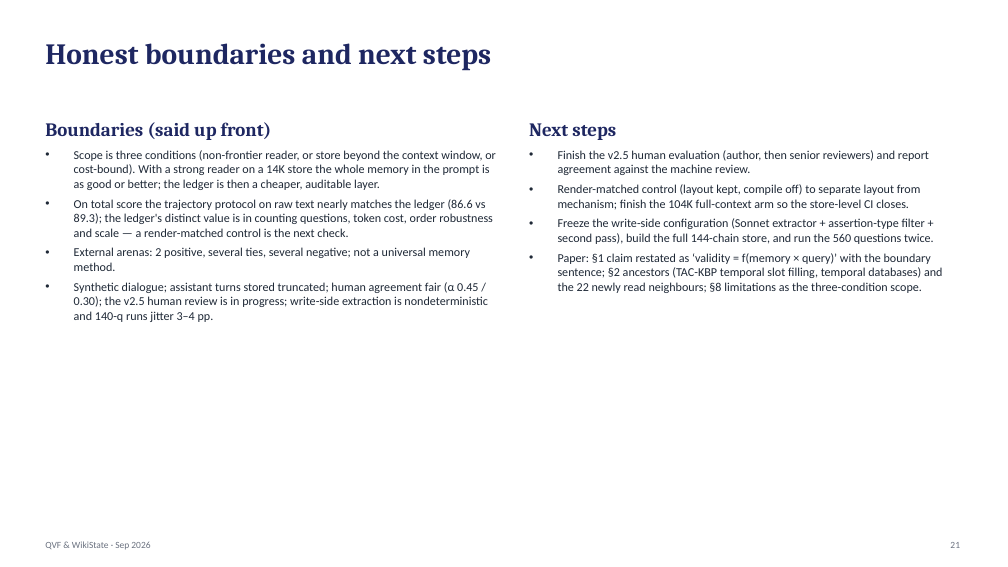
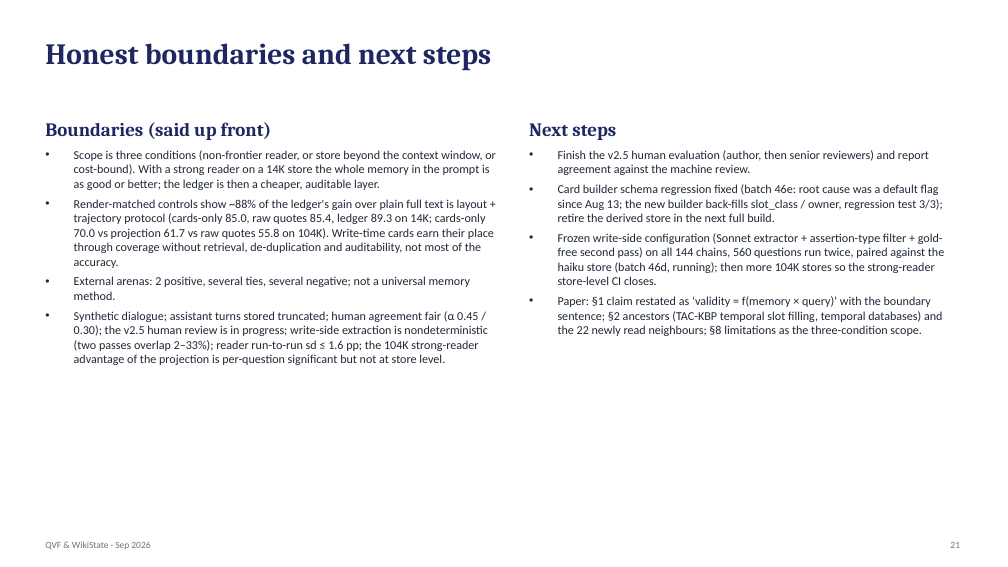
Before and after one commit to jeremyz12/qvf_withcontroller, a slide deck: slide 21 of results/talk_qvf_wikistate_20260904.pptx. Drawn at 1008x567 pixels with LibreOffice and Linux fonts; fonts in the diff are those of the drawing. Boxes give left, top, right and bottom in pixels: in the first picture for what was removed or moved away, otherwise in the second. Text is boxed around its words. In the diff, an @@ line names an element or a change of style, - is before the commit and + after.

Commit message:
汇报 deck:并入批 44/46a/46b/46c/46e(渲染匹配对照 ~88% 为版式+协议;104K×Sonnet 全上下文 65.8;gpt-5-mini 修正 −4.3 n.s.;六臂运行间 sd ≤1.6pp;建卡器回归修复);46d 标注运行中

```diff
--- a/results/talk_qvf_wikistate_20260904.pptx
+++ b/results/talk_qvf_wikistate_20260904.pptx
@@ text at bbox=[74, 199, 494, 268]: text changed @@
-• On total score the trajectory protocol on raw text nearly matches the ledger (86.6 vs 89.3); the ledger's distinct value is in counting questions, token cost, order robustness and scale — a render-matched control is the next check.
+• Render-matched controls show ~88% of the ledger's gain over plain full text is layout + trajectory protocol (cards-only 85.0, raw quotes 85.4, ledger 89.3 on 14K; cards-only 70.0 vs projection 61.7 vs raw quotes 55.8 on 104K). Write-time cards earn their place through coverage without retrieval, de-duplication and auditability, not most of the accuracy.
@@ text at bbox=[558, 184, 944, 285]: text changed @@
-• Render-matched control (layout kept, compile off) to separate layout from mechanism; finish the 104K full-context arm so the store-level CI closes.
-• Freeze the write-side configuration (Sonnet extractor + assertion-type filter + second pass), build the full 144-chain store, and run the 560 questions twice.
+• Card builder schema regression fixed (batch 46e: root cause was a default flag since Aug 13; the new builder back-fills slot_class / owner, regression test 3/3); retire the derived store in the next full build.
+• Frozen write-side configuration (Sonnet extractor + assertion-type filter + gold-free second pass) on all 144 chains, 560 questions run twice, paired against the haiku store (batch 46d, running); then more 104K stores so the strong-reader store-level CI closes.
@@ text at bbox=[74, 311, 488, 365]: text changed @@
-• Synthetic dialogue; assistant turns stored truncated; human agreement fair (α 0.45 / 0.30); the v2.5 human review is in progress; write-side extraction is nondeterministic and 140-q runs jitter 3–4 pp.
+• Synthetic dialogue; assistant turns stored truncated; human agreement fair (α 0.45 / 0.30); the v2.5 human review is in progress; write-side extraction is nondeterministic (two passes overlap 2–33%); reader run-to-run sd ≤ 1.6 pp; the 104K strong-reader advantage of the projection is per-question significant but not at store level.
```
Also in this commit, not shown: 4 other slides changed, 1 other file.
